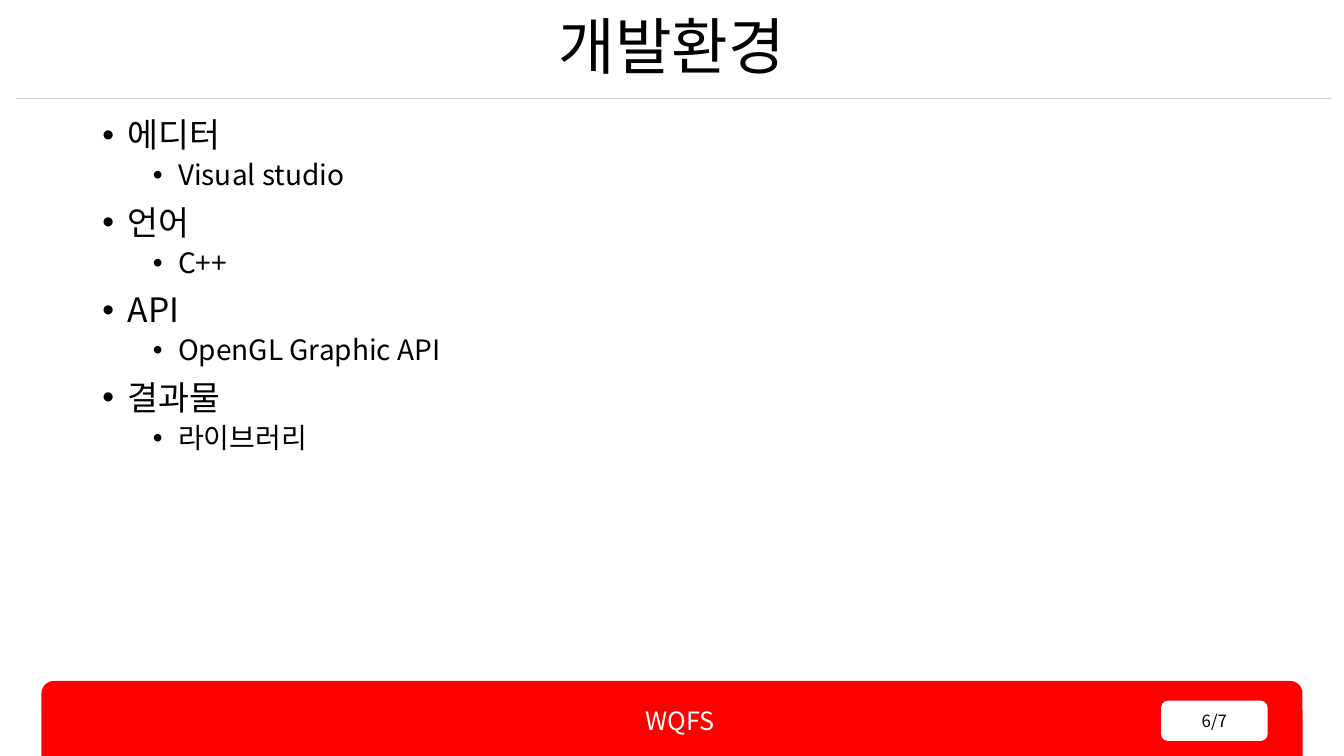
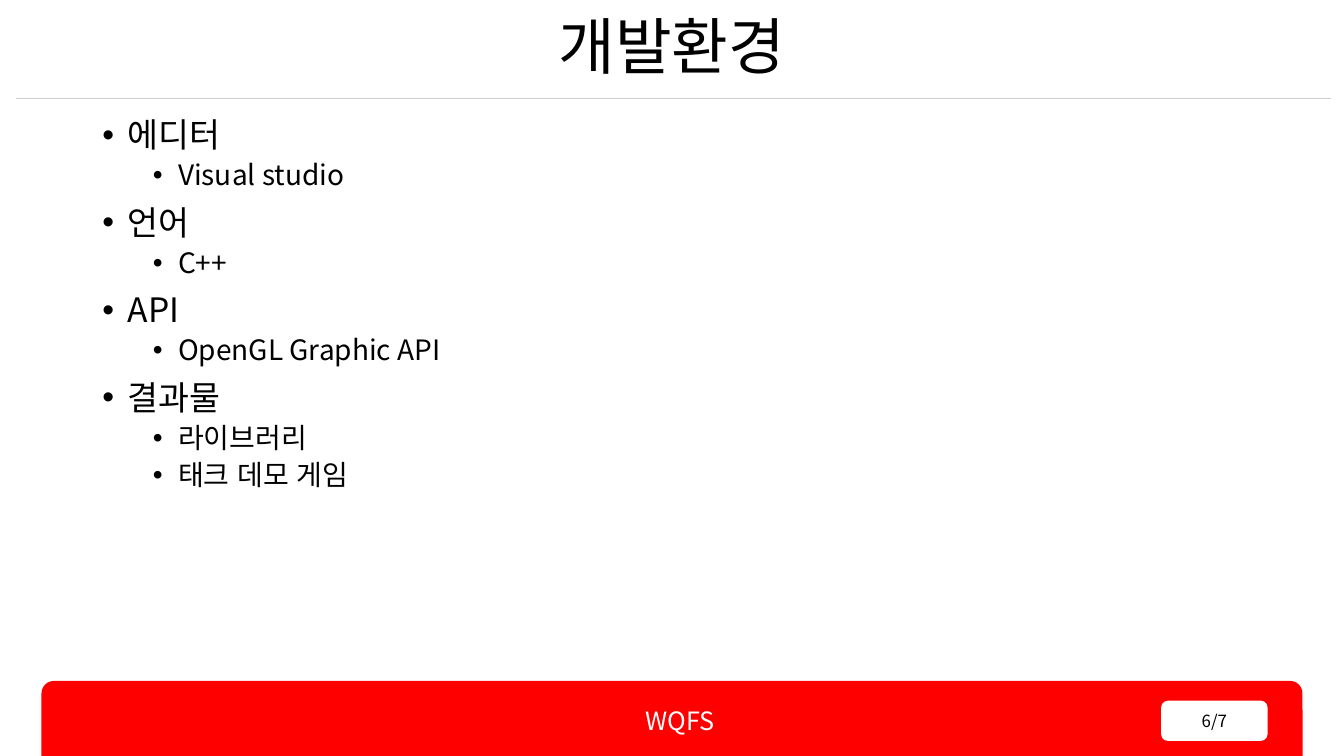
Before and after one commit to rennOobayashi/WQFS, a slide deck: slide 6 of WQFS.pptx. Drawn at 1344x756 pixels with LibreOffice and Linux fonts; fonts in the diff are those of the drawing. Boxes give left, top, right and bottom in pixels: in the first picture for what was removed or moved away, otherwise in the second. Text is boxed around its words. In the diff, an @@ line names an element or a change of style, - is before the commit and + after.

```diff
--- a/WQFS.pptx
+++ b/WQFS.pptx
@@ text at (178, 461, 349, 488): paragraph added @@
+  • 태크 데모 게임
```
Also in this commit, not shown: 2 other files.
